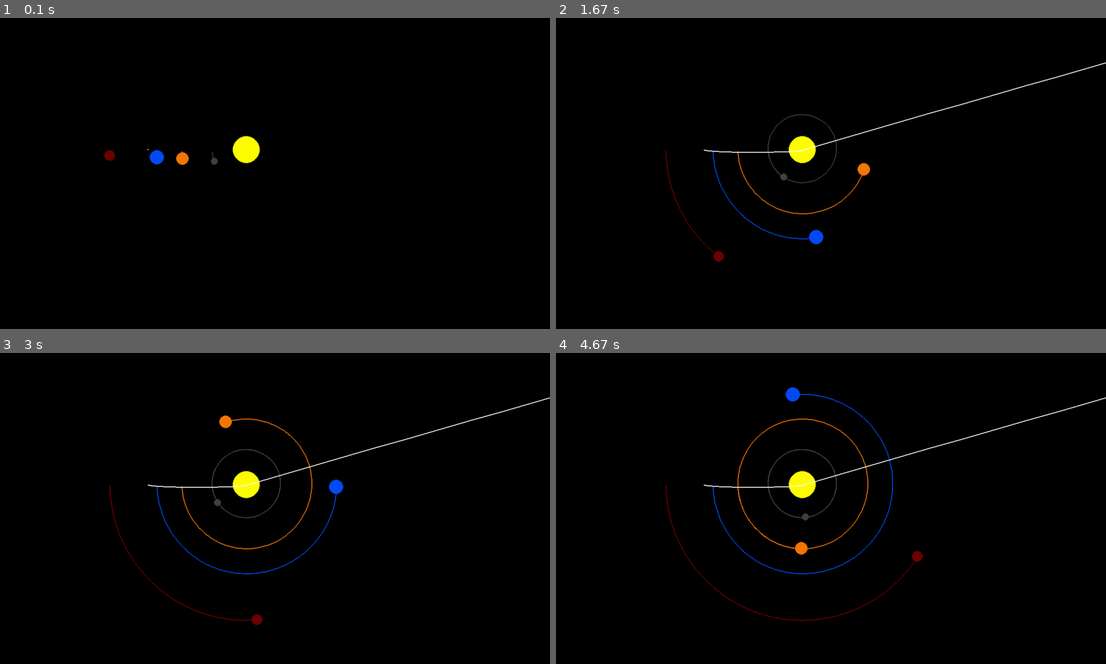
Above: before the commit, frames 1-4 (two rows, left to right).
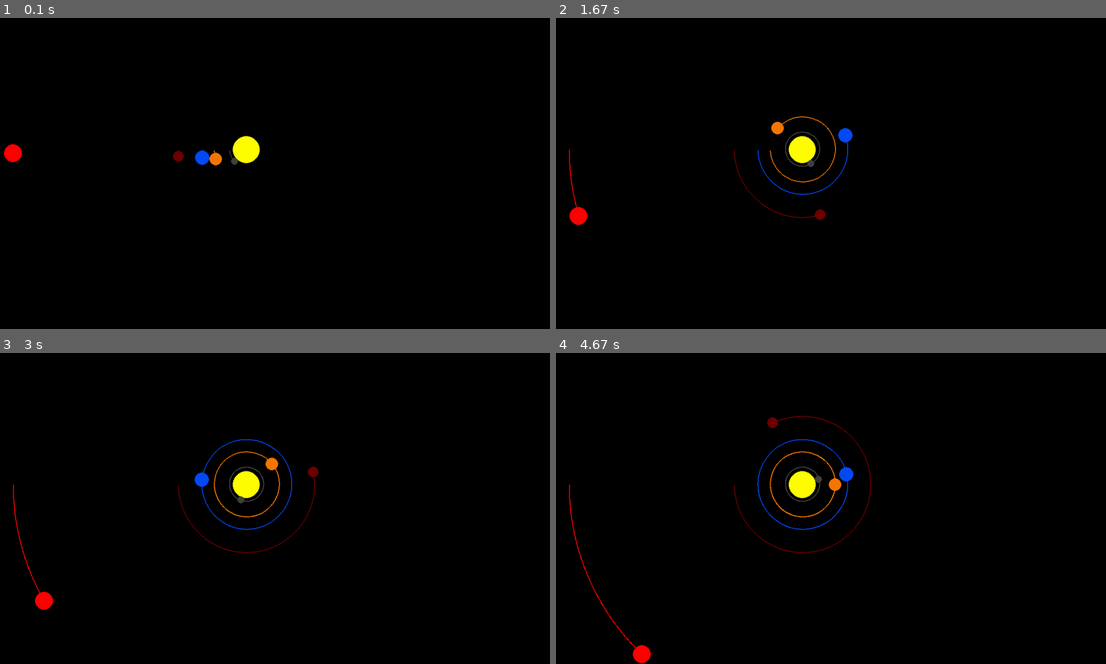
Above: after the commit, the same moments.

Repository: Specter-0/Pygame-utilities
Game: pygame game, started from pygameTests copy.py
Same seed, same stepped clock (60 frames per second), same inputs: the game is played once before the commit and once after it.
Inputs:
- Up to frame 1 (0.1 s): no input
- Up to frame 2 (1.67 s): no input
- Up to frame 3 (3 s): no input
- Up to frame 4 (4.67 s): no input

The runs differ from the first frame. In frame 1, 0.6% of the frame differs, in the area x 0-44%, y 40-48%; in frame 2, 1.9%; in frame 3, 2.4%; in frame 4, 2.9%, in the area x 2-100%, y 11-100%.

Commit message:
trying to make a moon, not working

Diff:
--- a/pgu.py
+++ b/pgu.py
@@ -63,16 +63,18 @@
             """
             object.rect.center = (x, y)
 
-    def gravity_set_values(scale = 200, timestep = 3600*24, au = 149.6e6 * 1000, g = 6.67428e-11):
+    class Gravity():
+        def set_values(scale = 200, timestep = 3600*24, au = 149.6e6 * 1000, g = 6.67428e-11):
             global AU, G, SCALE, TIMESTEP
             AU = au # astronomical units --149.6e6 * 1000
             SCALE = scale / AU # 1AU = 100px --200
             TIMESTEP = timestep # 1 day --3600*24
-            G = g # gravitational constant
-    def gravity_set_timestep(timestep = 3600*24):
-        global TIMESTEP
-        TIMESTEP = timestep
-    class Gravity():
+            G = g # gravitational constant 6.67428e-11
+
+        def set_timestep(timestep = 3600*24):
+            global TIMESTEP
+            TIMESTEP = timestep
+
         def __init__(self, x, y, y_vel, radius, mass, color=(255,255,255)):
             self.tracking = False
             self.x = x * AU
@@ -119,7 +121,7 @@
             distance_y = other_y - self.y
             distance = math.sqrt(distance_x ** 2 + distance_y ** 2)
 
-            force = G * self.mass * other.mass /distance**2
+            force = G * self.mass * other.mass / distance**2
             v = math.atan2(distance_y, distance_x)
             force_x = math.cos(v) * force
             force_y = math.sin(v) * force
--- a/pygameTests copy.py
+++ b/pygameTests copy.py
@@ -7,8 +7,8 @@
 width = 1350
 height = 800
 win = pg.display.set_mode([width, height])
-pgu.utility.gravity_set_values(200)
-pgu.utility.gravity_set_timestep(3600*24)
+pgu.utility.Gravity.set_values(100)
+pgu.utility.Gravity.set_timestep(3600*24)
 
 def main(running):
     clock = pg.time.Clock()
@@ -17,21 +17,21 @@
 
     earth = pgu.utility.Gravity(-1, 0, 29.783 * 1000, 16, 6.9742 * 10**24, pgu.BLUE) #6.9742 * 10**24
 
-    mars = pgu.utility.Gravity(-1.524, 0, 24.077 * 1000, 12, 6.39 * 10**23, pgu.DARKRED) #6.39 * 10**23
+    mars = pgu.utility.Gravity(-1.524, 0, 24.077 * 1000, 12, 6.39 * 10**24, pgu.DARKRED) #6.39 * 10**23
 
     mercury = pgu.utility.Gravity(-0.387, 0, 47.4 * 1000, 8, 0.330 * 10**24, pgu.GRAY) #0.330 * 10**24
 
     venus = pgu.utility.Gravity(-0.723, 0, 35.02 * 1000, 14, 1.8685 * 10**24, pgu.ORANGE) #1.8685 * 10**24
 
-    moon = pgu.utility.Gravity(-1.1, 0, 1.022 * 1000, 1, 7.342 * 10**22, pgu.WHITE)
+    jupiter = pgu.utility.Gravity(-5.2, 0, 13.1 * 1000, 20, 1898 * 10**24, pgu.RED)
 
-    objects = [sun, earth, mars, mercury, venus, moon]
+    objects = [sun, earth, mars, mercury, venus, jupiter]
 
     for object in objects:
         object.path_track()
 
     while running:
-        clock.tick(60)
+        clock.tick(144)
         for event in pg.event.get():
             if event.type == pg.QUIT:
                 running = False
